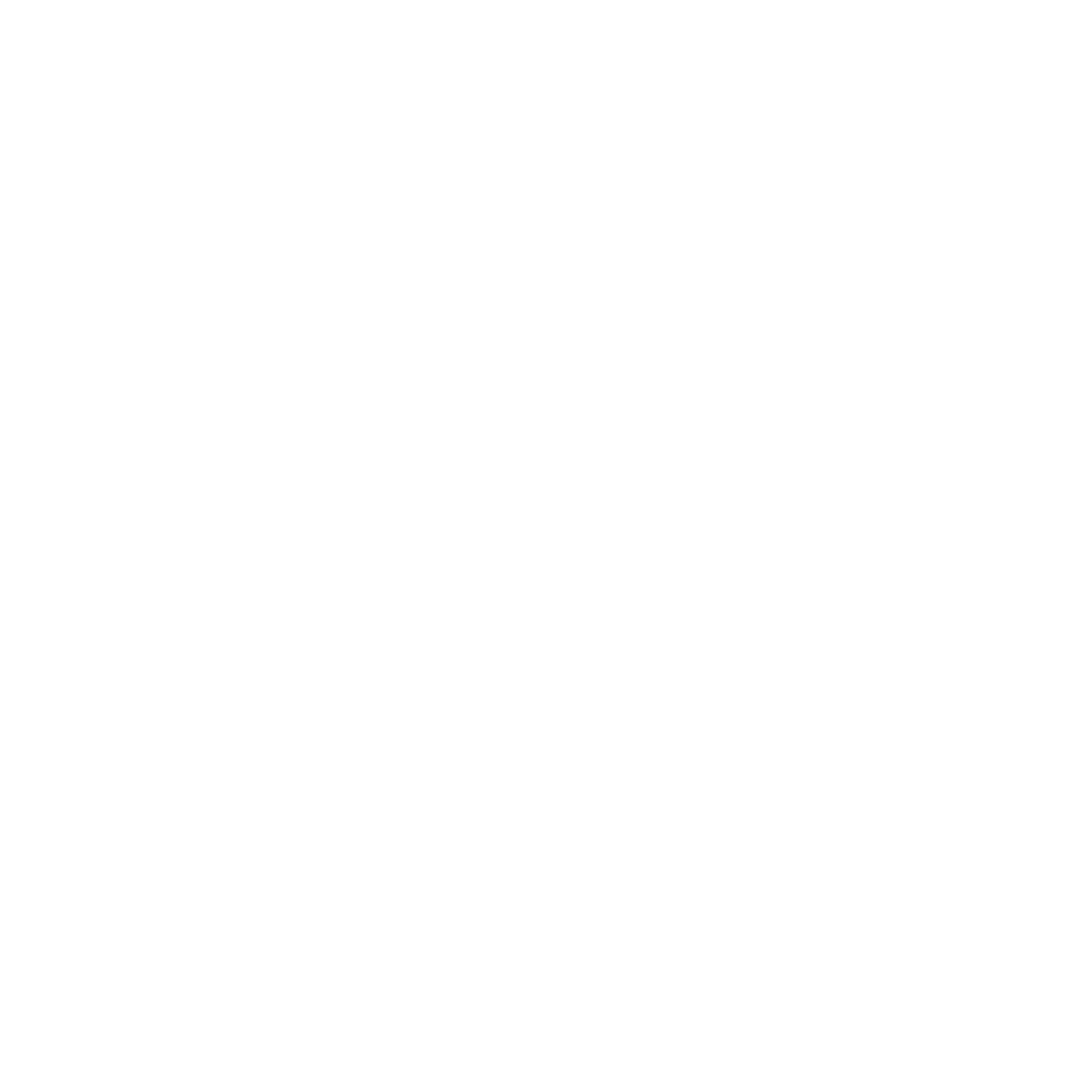
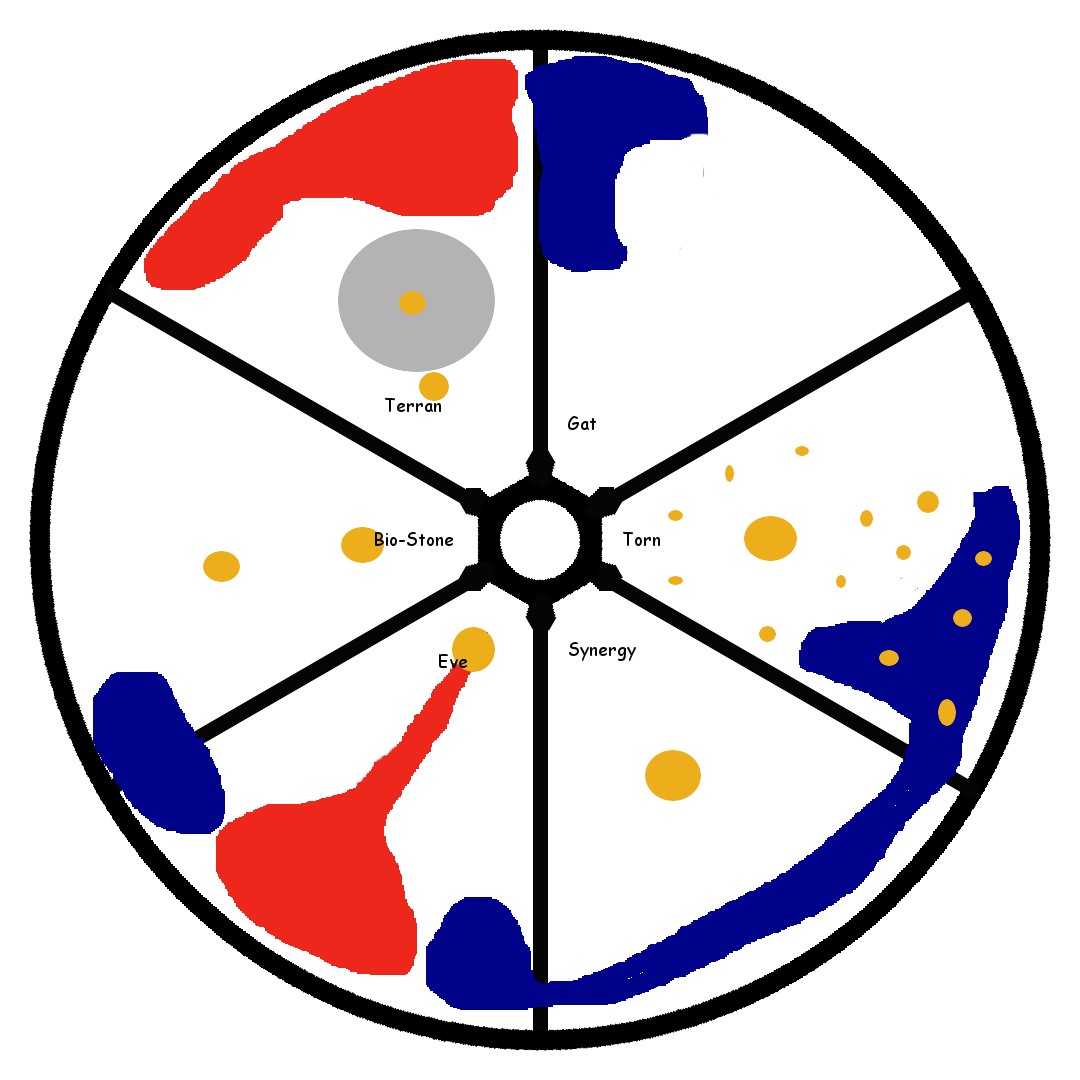
Layered file, before and after one edit (1080x1080). Changes by layer:
removed layer "Pasted Layer" over [29, 29, 1051, 1051]
painted on "Background" over [29, 29, 1051, 1051]
